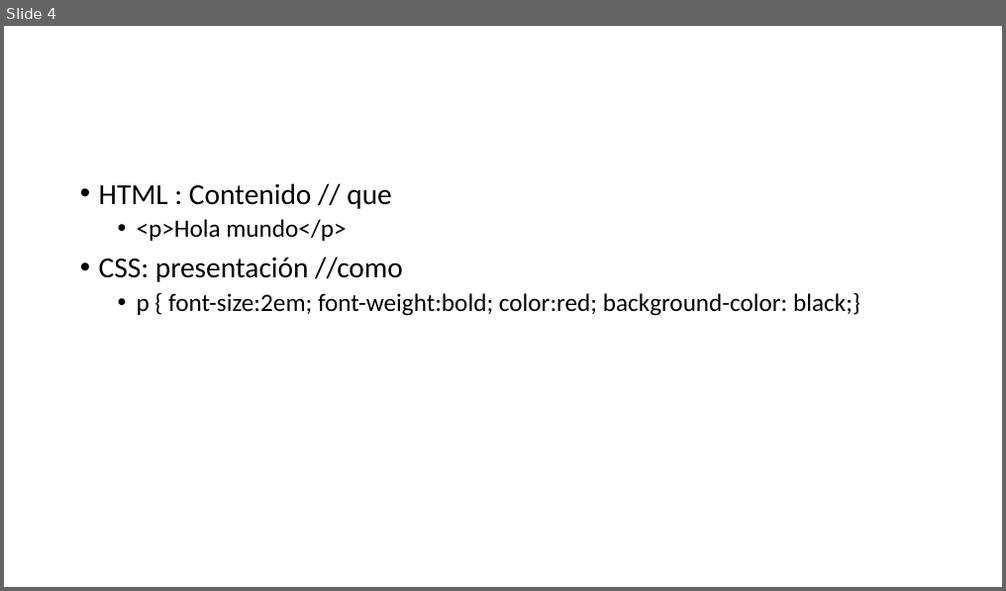
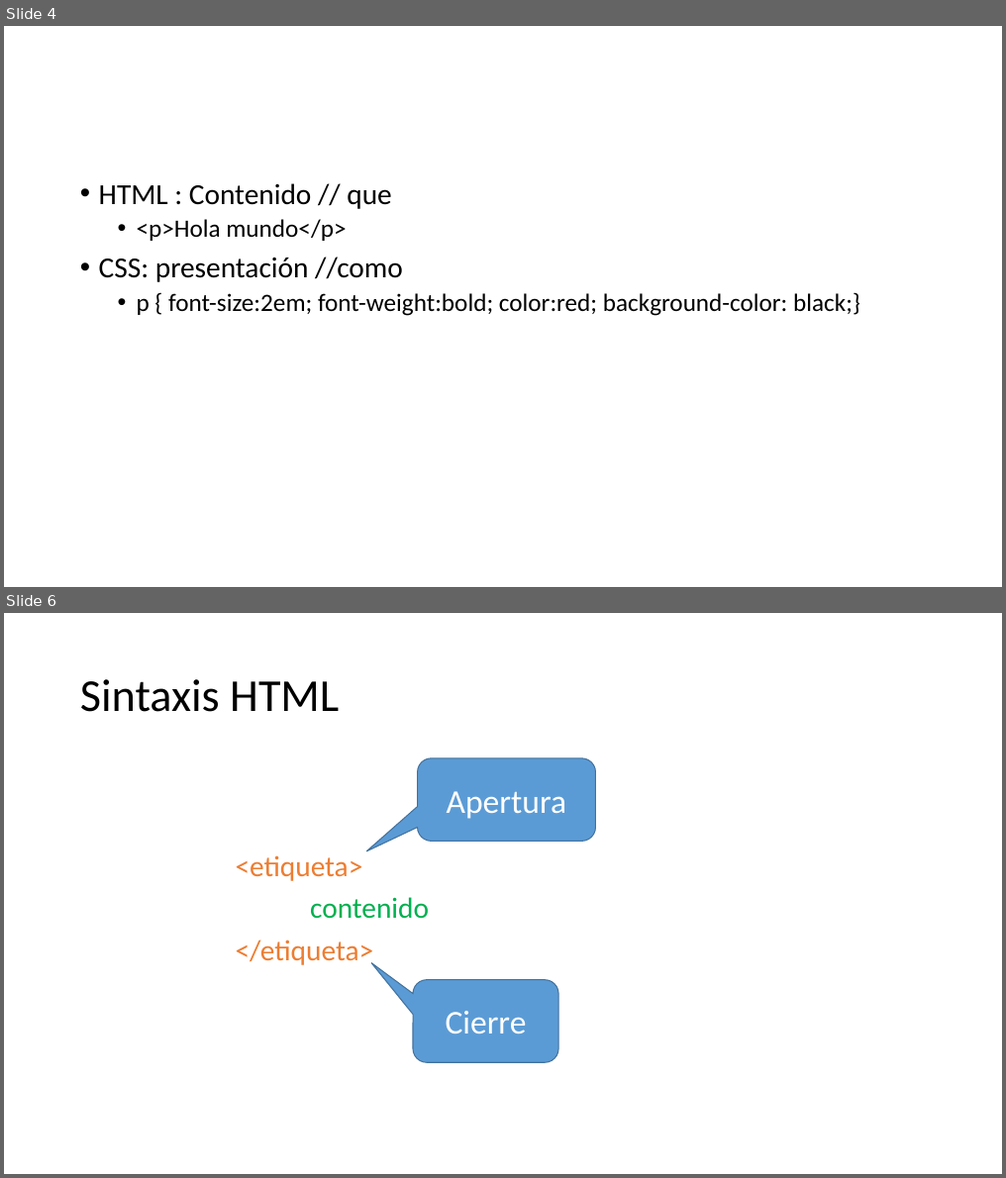
Before and after one commit to Nuevas-Tecnologias-FIUBA/Clase-HTML-CSS, a slide deck: Slides/Clase.pptx. Shown one above the other, each under a label of ours: slide 4 before the commit, slides 4 and 6 after it; the slides between them are not shown. The pictures are 1006x591 and 1006x1178 pixels, drawn with LibreOffice and Linux fonts; fonts in the diff are those of the drawing. Boxes give left, top, right and bottom in pixels: in the first picture for what was removed or moved away, otherwise in the second. Text is boxed around its words. In the diff, an @@ line names an element or a change of style, - is before the commit and + after.

```diff
--- a/Slides/Clase.pptx
+++ b/Slides/Clase.pptx
@@ slide 6 added at (4,613,1002,1174), background #FFFFFF @@
@@ title added at (80,679,339,712), 44 pt, text #000000 @@
+Sintaxis HTML
@@ rounded speech box added at (417,759,595,841), fill #5B9BD5, outline #43739E 1 pt, 32 pt, text #FFFFFF @@
+Apertura
@@ text added at (236,856,429,967), 28 pt, text #ED7D31 @@
+<etiqueta>
+contenido
+</etiqueta>
@@ rounded speech box added at (413,980,558,1062), fill #5B9BD5, outline #43739E 1 pt, 32 pt, text #FFFFFF @@
+Cierre
```
Also in this commit, not shown: 14 other slides added.
